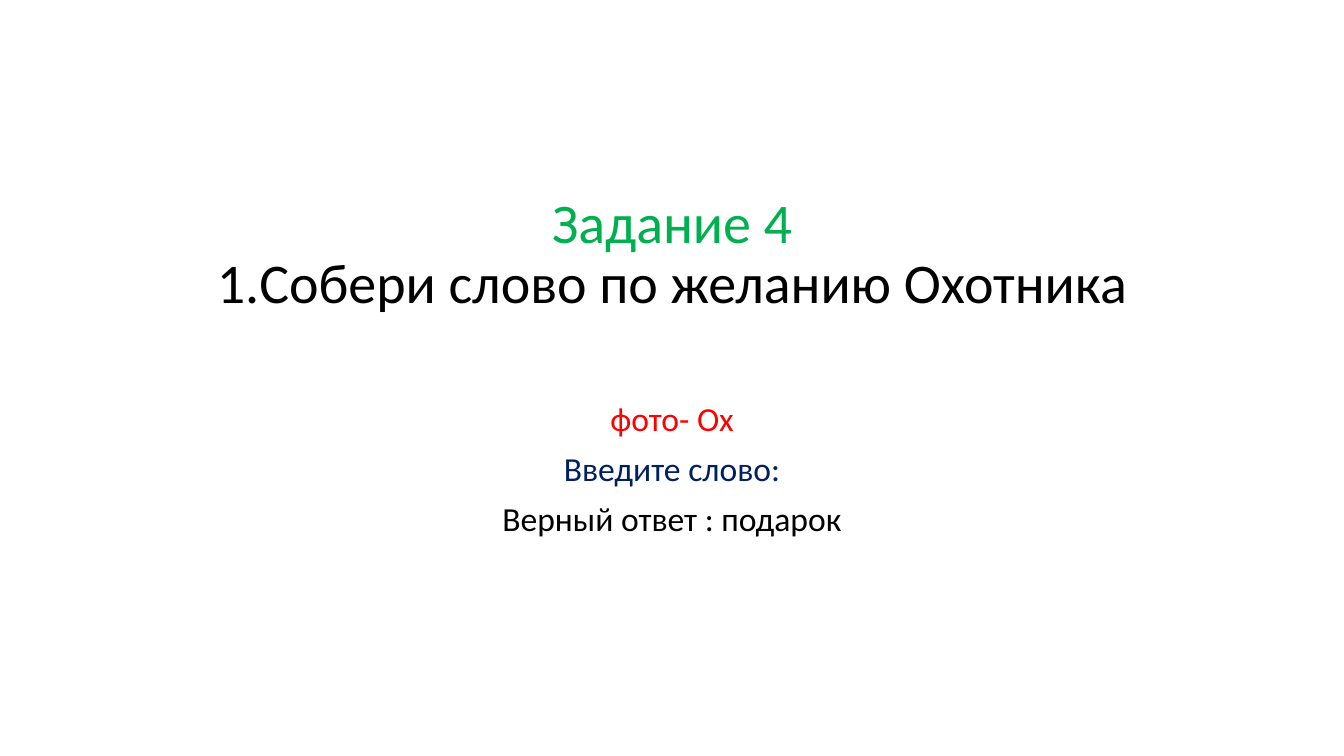
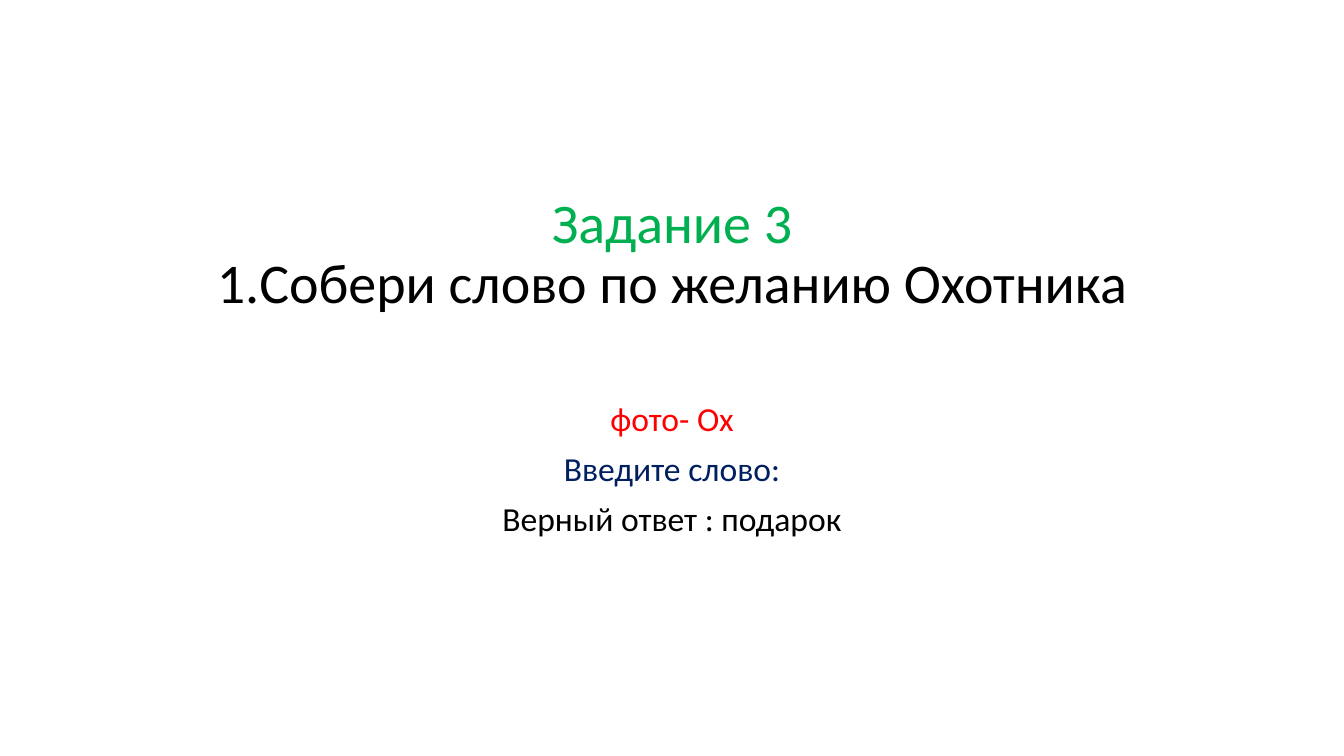
Before and after one commit to vvaassiihhaa/masha, a slide deck: slide 4 of КВЕСТ/Kvest 0504.pptx. Drawn at 1344x756 pixels with LibreOffice and Linux fonts; fonts in the diff are those of the drawing. Boxes give left, top, right and bottom in pixels: in the first picture for what was removed or moved away, otherwise in the second. Text is boxed around its words. In the diff, an @@ line names an element or a change of style, - is before the commit and + after.

```diff
--- a/КВЕСТ/Kvest 0504.pptx
+++ b/КВЕСТ/Kvest 0504.pptx
@@ title at (217,206,1127,312): text changed @@
-Задание 4
-1.Собери слово по желанию Охотника
+Задание 3
+1.Собери слово по желанию Охотника
```
Also in this commit, not shown: 1 other slide changed, 4 other files.
